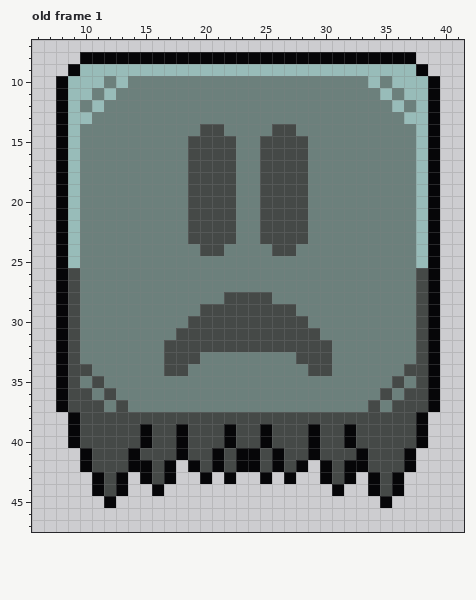
Pixel-art file -- Aseprites/play/ghost.aseprite. The picture above is the old version.
48x48 pixels, 1 frame. Shown: old frame 1: x 6..41, y 7..47. The commit also changed other frames, which this record leaves out.
And afterwards:
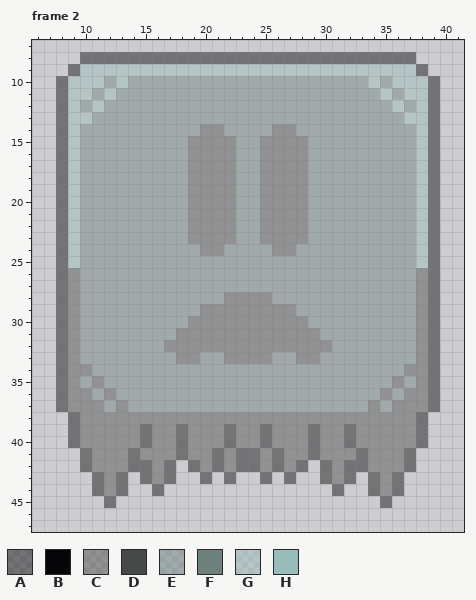
Palette (. is transparent): A #06060873  B #060608  C #45494773  D #454947  E #6c807c73  F #6c807c  G #98bcb973  H #98bcb9
A new or re-ordered frame is compared with the old frame closest to it.
Diff:
frames 1 -> 9
--- frame 2 is new; against old frame 1
@@ x 6..41 @@
  7 ....................................
- 8 ....BBBBBBBBBBBBBBBBBBBBBBBBBBBB....
- 9 ...BHHHHHHHHHHHHHHHHHHHHHHHHHHHHB...
-10 ..BHHHFHFFFFFFFFFFFFFFFFFFFFHFHHHB..
-11 ..BHHFHFFFFFFFFFFFFFFFFFFFFFFHFHHB..
-12 ..BHFHFFFFFFFFFFFFFFFFFFFFFFFFHFHB..
-13 ..BHHFFFFFFFFFFFFFFFFFFFFFFFFFFHHB..
-14 ..BHFFFFFFFFFFDDFFFFDDFFFFFFFFFFHB..
-15 ..BHFFFFFFFFFDDDDFFDDDDFFFFFFFFFHB..
-16 ..BHFFFFFFFFFDDDDFFDDDDFFFFFFFFFHB..
-17 ..BHFFFFFFFFFDDDDFFDDDDFFFFFFFFFHB..
-18 ..BHFFFFFFFFFDDDDFFDDDDFFFFFFFFFHB..
-19 ..BHFFFFFFFFFDDDDFFDDDDFFFFFFFFFHB..
-20 ..BHFFFFFFFFFDDDDFFDDDDFFFFFFFFFHB..
-21 ..BHFFFFFFFFFDDDDFFDDDDFFFFFFFFFHB..
-22 ..BHFFFFFFFFFDDDDFFDDDDFFFFFFFFFHB..
-23 ..BHFFFFFFFFFDDDDFFDDDDFFFFFFFFFHB..
-24 ..BHFFFFFFFFFFDDFFFFDDFFFFFFFFFFHB..
-25 ..BHFFFFFFFFFFFFFFFFFFFFFFFFFFFFHB..
-26 ..BDFFFFFFFFFFFFFFFFFFFFFFFFFFFFDB..
-27 ..BDFFFFFFFFFFFFFFFFFFFFFFFFFFFFDB..
-28 ..BDFFFFFFFFFFFFDDDDFFFFFFFFFFFFDB..
-29 ..BDFFFFFFFFFFDDDDDDDDFFFFFFFFFFDB..
-30 ..BDFFFFFFFFFDDDDDDDDDDFFFFFFFFFDB..
-31 ..BDFFFFFFFFDDDDDDDDDDDDFFFFFFFFDB..
-32 ..BDFFFFFFFDDDDDDDDDDDDDDFFFFFFFDB..
-33 ..BDFFFFFFFDDDFFFFFFFFDDDFFFFFFFDB..
-34 ..BDDFFFFFFDDFFFFFFFFFFDDFFFFFFDDB..
-35 ..BDFDFFFFFFFFFFFFFFFFFFFFFFFFDFDB..
-36 ..BDDFDFFFFFFFFFFFFFFFFFFFFFFDFDDB..
-37 ..BDDDFDFFFFFFFFFFFFFFFFFFFFDFDDDB..
-38 ...BDDDDDDDDDDDDDDDDDDDDDDDDDDDDB...
-39 ...BDDDDDBDDBDDDBDDBDDDBDDBDDDDDB...
-40 ...BDDDDDBDDBDDDBDDBDDDBDDBDDDDDB...
-41 ....BDDDBDDDBDDBDBBDBDDBDDDBDDDB....
-42 ....BDDDBBDB.BDBDBBDBDB.BDBBDDDB....
-43 .....BDB.BDB..B.B..B.B..BDB.BDB.....
-44 .....BDB..B..............B..BDB.....
-45 ......B......................B......
+ 8 ....AAAAAAAAAAAAAAAAAAAAAAAAAAAA....
+ 9 ...AGGGGGGGGGGGGGGGGGGGGGGGGGGGGA...
+10 ..AGGGEGEEEEEEEEEEEEEEEEEEEEGEGGGA..
+11 ..AGGEGEEEEEEEEEEEEEEEEEEEEEEGEGGA..
+12 ..AGEGEEEEEEEEEEEEEEEEEEEEEEEEGEGA..
+13 ..AGGEEEEEEEEEEEEEEEEEEEEEEEEEEGGA..
+14 ..AGEEEEEEEEEECCEEEECCEEEEEEEEEEGA..
+15 ..AGEEEEEEEEECCCCEECCCCEEEEEEEEEGA..
+16 ..AGEEEEEEEEECCCCEECCCCEEEEEEEEEGA..
+17 ..AGEEEEEEEEECCCCEECCCCEEEEEEEEEGA..
+18 ..AGEEEEEEEEECCCCEECCCCEEEEEEEEEGA..
+19 ..AGEEEEEEEEECCCCEECCCCEEEEEEEEEGA..
+20 ..AGEEEEEEEEECCCCEECCCCEEEEEEEEEGA..
+21 ..AGEEEEEEEEECCCCEECCCCEEEEEEEEEGA..
+22 ..AGEEEEEEEEECCCCEECCCCEEEEEEEEEGA..
+23 ..AGEEEEEEEEECCCCEECCCCEEEEEEEEEGA..
+24 ..AGEEEEEEEEEECCEEEECCEEEEEEEEEEGA..
+25 ..AGEEEEEEEEEEEEEEEEEEEEEEEEEEEEGA..
+26 ..ACEEEEEEEEEEEEEEEEEEEEEEEEEEEECA..
+27 ..ACEEEEEEEEEEEEEEEEEEEEEEEEEEEECA..
+28 ..ACEEEEEEEEEEEECCCCEEEEEEEEEEEECA..
+29 ..ACEEEEEEEEEECCCCCCCCEEEEEEEEEECA..
+30 ..ACEEEEEEEEECCCCCCCCCCEEEEEEEEECA..
+31 ..ACEEEEEEEECCCCCCCCCCCCEEEEEEEECA..
+32 ..ACEEEEEEECCCCCCCCCCCCCCEEEEEEECA..
+33 ..ACEEEEEEEECCEECCCCEECCEEEEEEEECA..
+34 ..ACCEEEEEEEEEEEEEEEEEEEEEEEEEECCA..
+35 ..ACECEEEEEEEEEEEEEEEEEEEEEEEECECA..
+36 ..ACCECEEEEEEEEEEEEEEEEEEEEEECECCA..
+37 ..ACCCECEEEEEEEEEEEEEEEEEEEECECCCA..
+38 ...ACCCCCCCCCCCCCCCCCCCCCCCCCCCCA...
+39 ...ACCCCCACCACCCACCACCCACCACCCCCA...
+40 ...ACCCCCACCACCCACCACCCACCACCCCCA...
+41 ....ACCCACCCACCACAACACCACCCACCCA....
+42 ....ACCCAACA.ACACAACACA.ACAACCCA....
+43 .....ACA.ACA..A.A..A.A..ACA.ACA.....
+44 .....ACA..A..............A..ACA.....
+45 ......A......................A......
 46 ....................................
Boxes around the changes in both pictures, in picture pixels (x1, y1, x2, y2):
changed: (56, 52, 440, 508)
